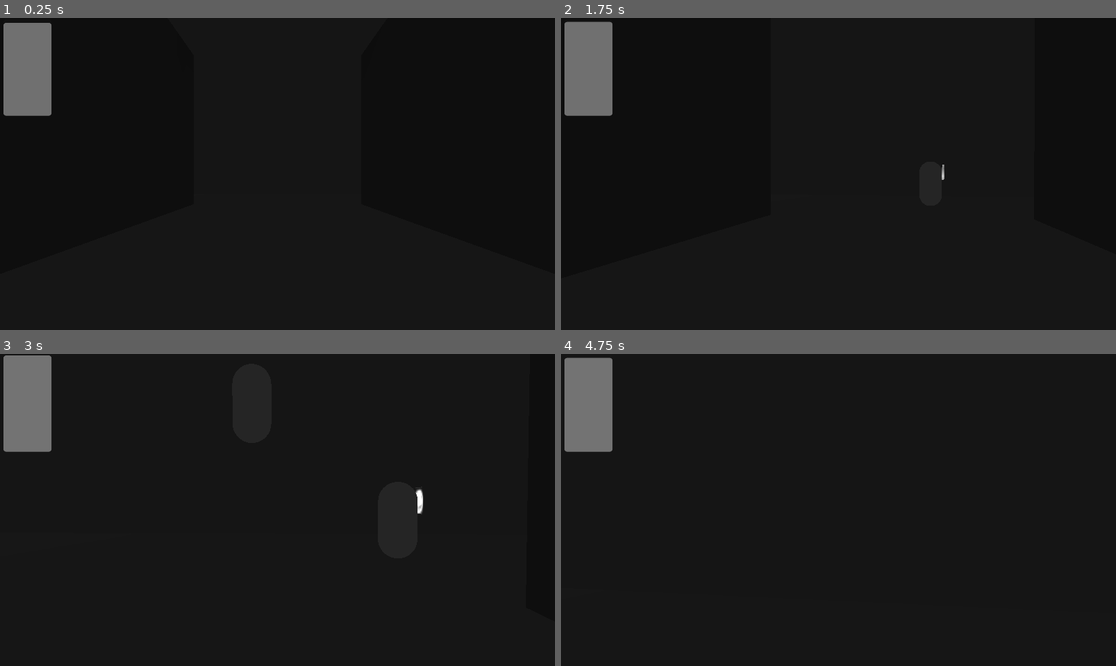
Above: before the commit, frames 1-4 (two rows, left to right).
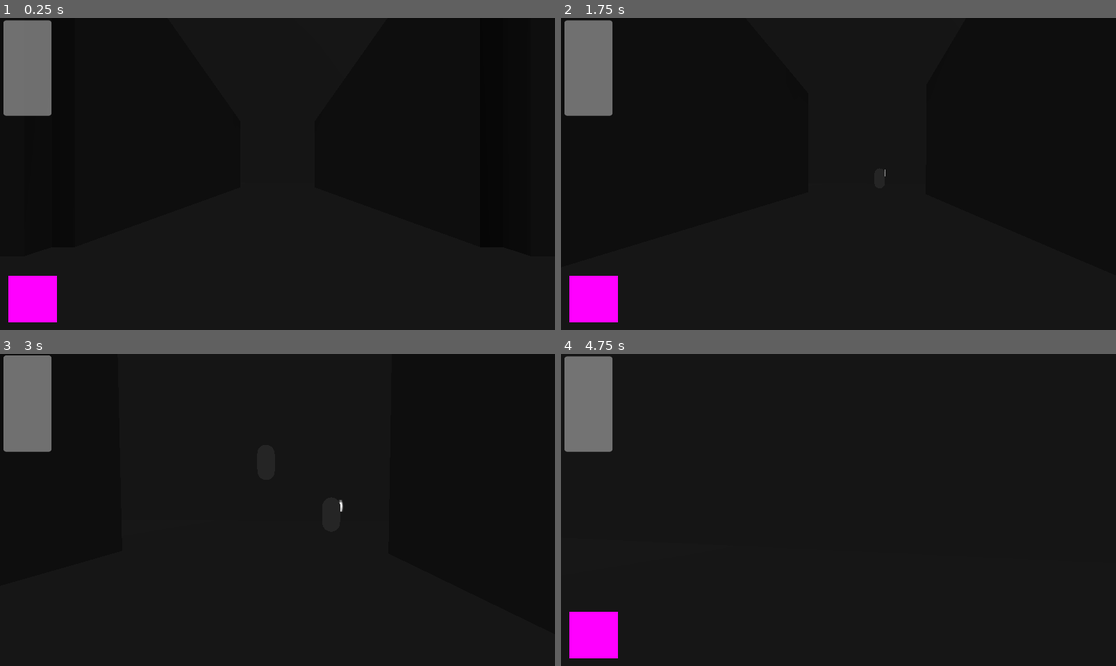
Above: after the commit, the same moments.

Repository: FlashBash21/ScareActorSim
Game: Godot game, scene res://Scenes/testing_scene.tscn
The game is run twice, just before and just after one commit, with the same random seed, the same clock (stepped at 60 frames per second) and the same inputs.
Inputs (mouse positions are in pixels of both pictures, inside the frame that each line leads up to):
- Up to frame 1 (0.25 s): no input
- Up to frame 2 (1.75 s): move the mouse to (866, 174) at 0.52 s; hold Shift (sprint) 0.53-1.28 s; hold W (forward) from 0.53 s (still down); tap E (mask) at 0.6, 1.55 s; tap Enter at 1.25 s; move the mouse to (810, 174) at 1.27 s; tap Shift (sprint) at 1.35 s
- Up to frame 3 (3 s): keep holding W (forward); move the mouse to (288, 503) at 2.02 s; hold Shift (sprint) 2.03-2.78 s; tap E (mask) at 2.1 s; tap Space at 2.75 s; move the mouse to (271, 516) at 2.77 s; tap Shift (sprint) at 2.85 s
- Up to frame 4 (4.75 s): keep holding W (forward); tap E (mask) at 3.05, 3.6, 4.55 s; move the mouse to (877, 513) at 3.52 s; hold Shift (sprint) 3.53-4.28 s; move the mouse to (794, 506) at 4.27 s; tap Shift (sprint) at 4.35 s

The runs differ from the first frame. In frame 1, 1.4% of the frame differs, in the area x 0-11%, y 0-98%; in frame 2, 1.4%, in the area x 0-70%, y 0-98%; in frame 3, 0.1%; in frame 4, 1.4%.

Commit message:
Sprint uses stamina

Diff:
--- a/Scenes/player.tscn
+++ b/Scenes/player.tscn
@@ -23,11 +23,10 @@
 
 [node name="Camera3D" type="Camera3D" parent="Head"]
 transform = Transform3D(1, 0, 0, 0, 1, 0, 0, 0, 1, 0, 0.621856, -0.484977)
-fov = 37.8493
 
-[node name="Sprite2D" type="Sprite2D" parent="."]
-visible = false
-position = Vector2(269, 220)
+[node name="MaskNotif" type="Sprite2D" parent="."]
+position = Vector2(68, 583.5)
+scale = Vector2(1, 0.485)
 texture = SubResource("PlaceholderTexture2D_sk7ve")
 region_enabled = true
 region_rect = Rect2(0, 0, 100, 200)
--- a/Scripts/player.gd
+++ b/Scripts/player.gd
@@ -24,17 +24,20 @@
 
 func toggle_mask():
 	mask_on = !mask_on
+	$MaskNotif.visible = mask_on
 
-func oxygen_control():
+func oxygen_control(delta):
 	if mask_on:
-		oxygen_meter.value -= 0.25
+		oxygen_meter.value -= 5 * delta
 		if(oxygen_meter.value <= 0):
 			#oxygen_bar = 0
 			print("you died")
 	else:
 		if(oxygen_meter.value < 100):
-			oxygen_meter.value += 0.5
+			oxygen_meter.value += 100 * delta
 
+	if Input.get_action_strength("sprint"):
+		oxygen_meter.value -= 15 * delta
 
 func _unhandled_input(event):
 	if event is InputEventMouseMotion:
@@ -51,7 +54,7 @@
 		toggle_mask()
 		print("toggle mask - ", mask_on)
 
-	oxygen_control()
+	oxygen_control(delta)
 
 	# Get the input direction and handle the movement/deceleration.
 	# As good practice, you should replace UI actions with custom gameplay actions.
--- a/project.godot
+++ b/project.godot
@@ -52,11 +52,6 @@
 "events": [Object(InputEventKey,"resource_local_to_scene":false,"resource_name":"","device":-1,"window_id":0,"alt_press …(195 unchanged characters)…
 ]
 }
-mask={
-"deadzone": 0.5,
-"events": [Object(InputEventKey,"resource_local_to_scene":false,"resource_name":"","device":-1,"window_id":0,"alt_pressed":false,"shift_pressed":false,"ctrl_pressed":false,"meta_pressed":false,"pressed":false,"keycode":0,"physical_keycode":69,"key_label":0,"unicode":101,"location":0,"echo":false,"script":null)
-]
-}
 
 [layer_names]
 
